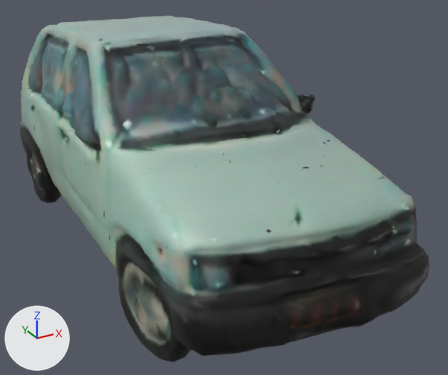
The glTF model public/models/maruti_green.glb as it was, and as the next commit left it.
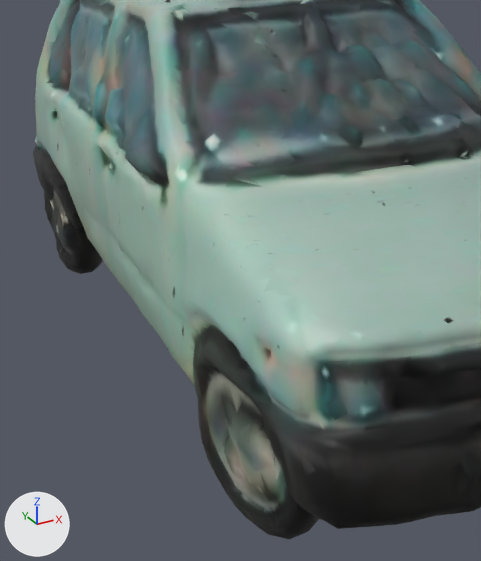
There are two pictures of each version: one whole from a 50 mm camera at (-1.55, -3.35, 2.03) aimed at (0.18, -0.22, 0.46), one close up on the part from 0% to 64% of the width and 10% to 100% of the height. Arrows for +X, +Y and +Z are at lower left; the lights stay in place. The last two pictures show the newer version. Vertices at exactly the same position are counted once.

Script lines for the objects in view, before the commit:
```python
me_mesh = bpy.data.meshes.new('mesh')
me_mesh.from_pydata(...)  # 6001 vertices, 11999 faces; spans x -0.72..0.72, y -1.67..1.67, z 0.0..1.41
me_mesh.materials.append(mat_photo)  # picture img_texture
ob_body = bpy.data.objects.new('body', me_mesh)
ob_body.location = (0.0, 0.0, 0.0)
```
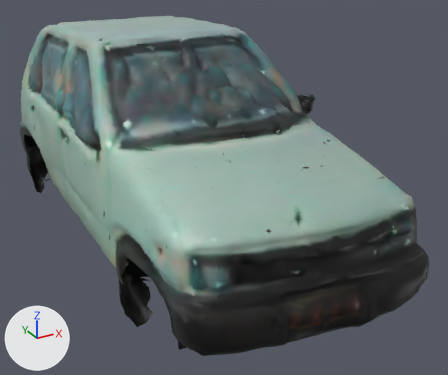
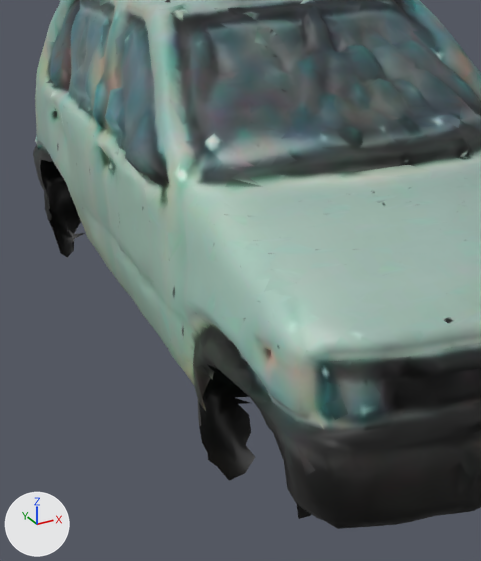
Location of each change, (x1, y1, x2, y2) in pixels of the close-ups (481 x 561 px):
'body', reshaped
    before: (33, 0, 481, 539)
    after: (33, 0, 481, 529)
part 1 of me_mesh, deleted
    before: (199, 365, 319, 539)
part 2 of me_mesh, deleted
    before: (40, 160, 103, 274)

The change, as a diff of the scene's bpy script:
```diff
--- a/public/models/maruti_green.glb.py
+++ b/public/models/maruti_green.glb.py
@@ me_mesh @@
 # used by ob_body; location = (0.0, 0.0, 0.0)
-me_mesh.from_pydata(...)  # 6001 vertices, 11999 faces; spans x -0.72..0.72, y -1.67..1.67, z 0.0..1.41
+me_mesh.from_pydata(...)  # 5309 vertices, 10407 faces; spans x -0.72..0.72, y -1.67..1.67, z 0.03..1.41
+# me_mesh part 1: 229 vertices removed from x -0.71..-0.5, y -1.25..-0.72, z 0.03..0.52
+# me_mesh part 2: 177 vertices removed from x -0.72..-0.5, y 0.86..1.35, z 0.0..0.53
+# other edits to the shape of me_mesh do not show in these pictures
 me_mesh.materials.append(mat_photo)
```
